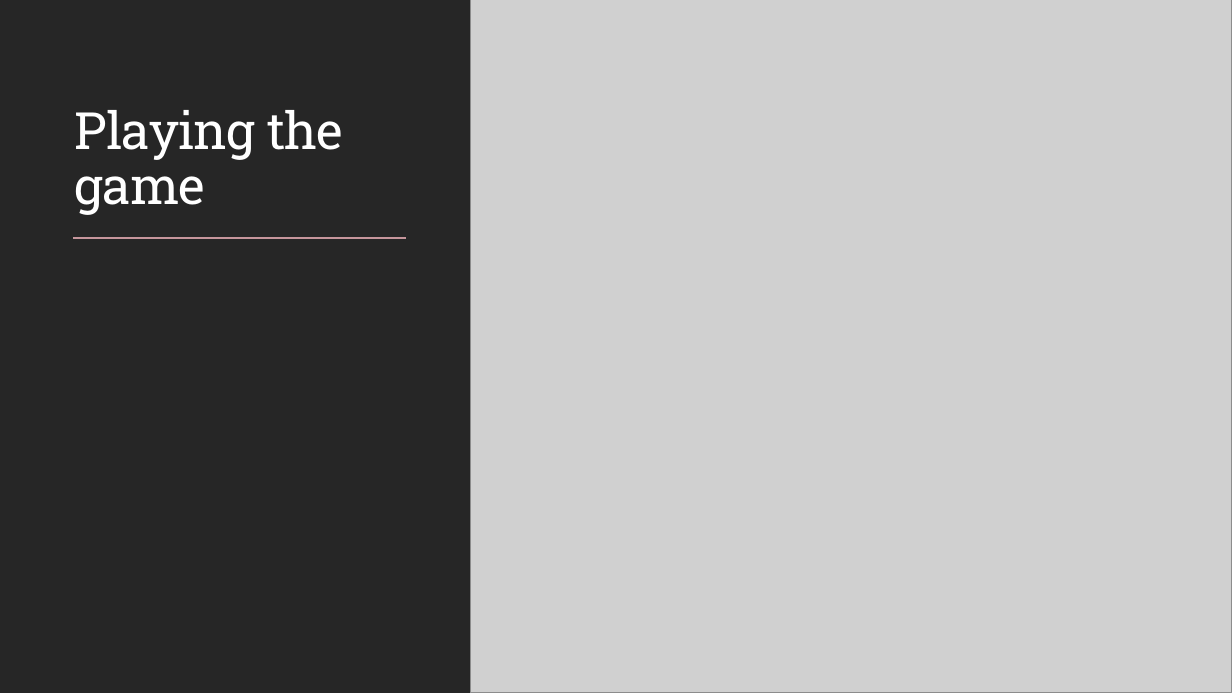
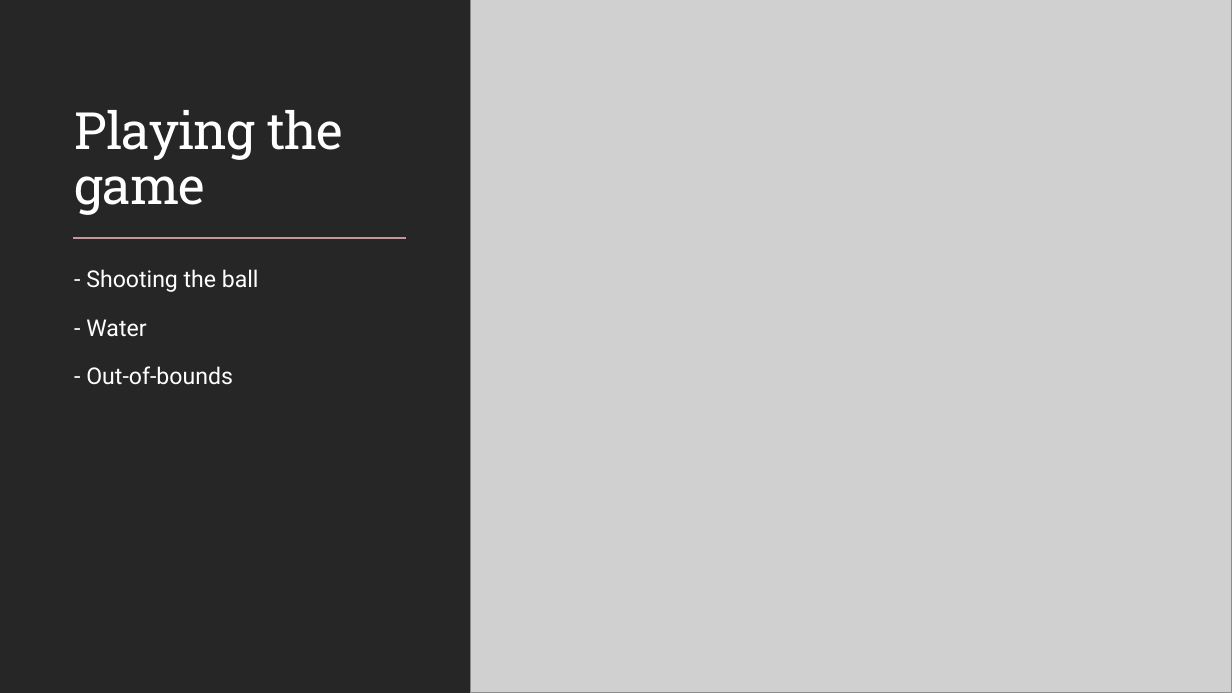
Before and after one commit to renesteeman/Project1-2_Group4, a slide deck: slide 6 of Crazy Putting Presentation.pptx (slide 5 before the commit). Drawn at 1232x693 pixels with LibreOffice and Linux fonts; fonts in the diff are those of the drawing; grey boxes stand for pictures. Boxes give left, top, right and bottom in pixels: in the first picture for what was removed or moved away, otherwise in the second. Text is boxed around its words. In the diff, an @@ line names an element or a change of style, - is before the commit and + after.

Commit message:
Updated presentation

```diff
--- a/Crazy Putting Presentation.pptx
+++ b/Crazy Putting Presentation.pptx
@@ text added at (86,269,259,385), 18 pt, text #FFFFFF @@
+  - Shooting the ball
+  - Water
+  - Out-of-bounds
```
Also in this commit, not shown: 5 slides added, 3 slides removed.
